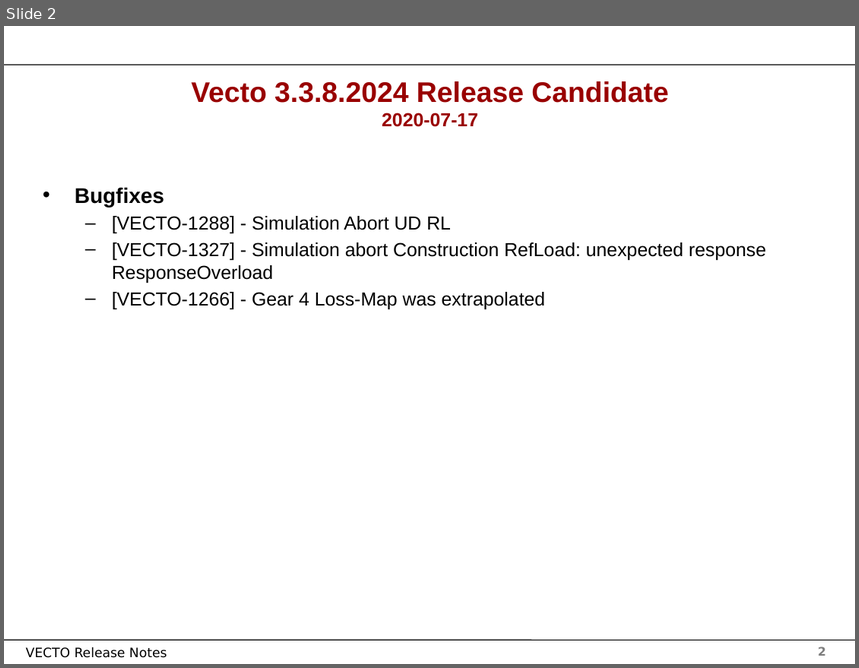
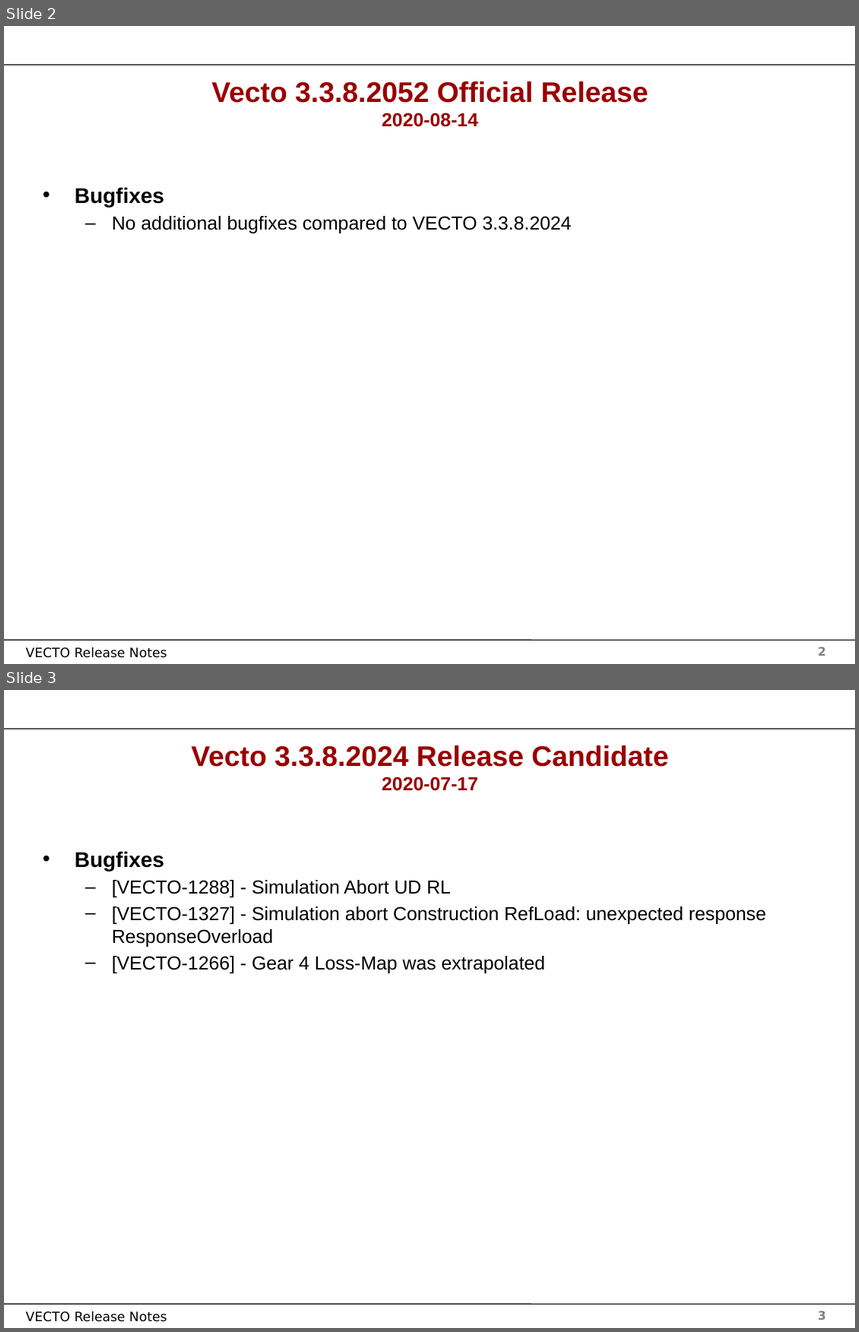
Before and after one commit to tanawadeatharva/BharatVECTO, a slide deck: Documentation/User Manual Source/Release Notes Vecto3.x.pptx. Shown one above the other, each under a label of ours: slide 2 before the commit, slides 2 and 3 after it. The pictures are 859x668 and 859x1332 pixels, drawn with LibreOffice and Linux fonts; fonts in the diff are those of the drawing; background and template pictures are left out. Boxes give left, top, right and bottom in pixels: in the first picture for what was removed or moved away, otherwise in the second. Text is boxed around its words. In the diff, an @@ line names an element or a change of style, - is before the commit and + after.

Commit message:
compile VECTO release 3.3.8.2052

```diff
--- a/Documentation/User Manual Source/Release Notes Vecto3.x.pptx
+++ b/Documentation/User Manual Source/Release Notes Vecto3.x.pptx
@@ slide 2 added at bbox=[4, 26, 855, 664], background #FFFFFF; not listed: 4 template elements that a slide beside it also shows @@
@@ title added at bbox=[211, 81, 648, 127], 24 pt, text #990000, bold @@
+Vecto 3.3.8.2052 Official Release
+2020-08-14
@@ text added at bbox=[75, 187, 572, 233], 16 pt, text #000000 @@
+• Bugfixes
+  – No additional bugfixes compared to VECTO 3.3.8.2024
@@ what was slide 2 is now slide 3 @@
@@ page number at bbox=[818, 1311, 826, 1320]: text changed @@
-2
+3
```
Also in this commit, not shown: 1 slide changed, 9 other files.
